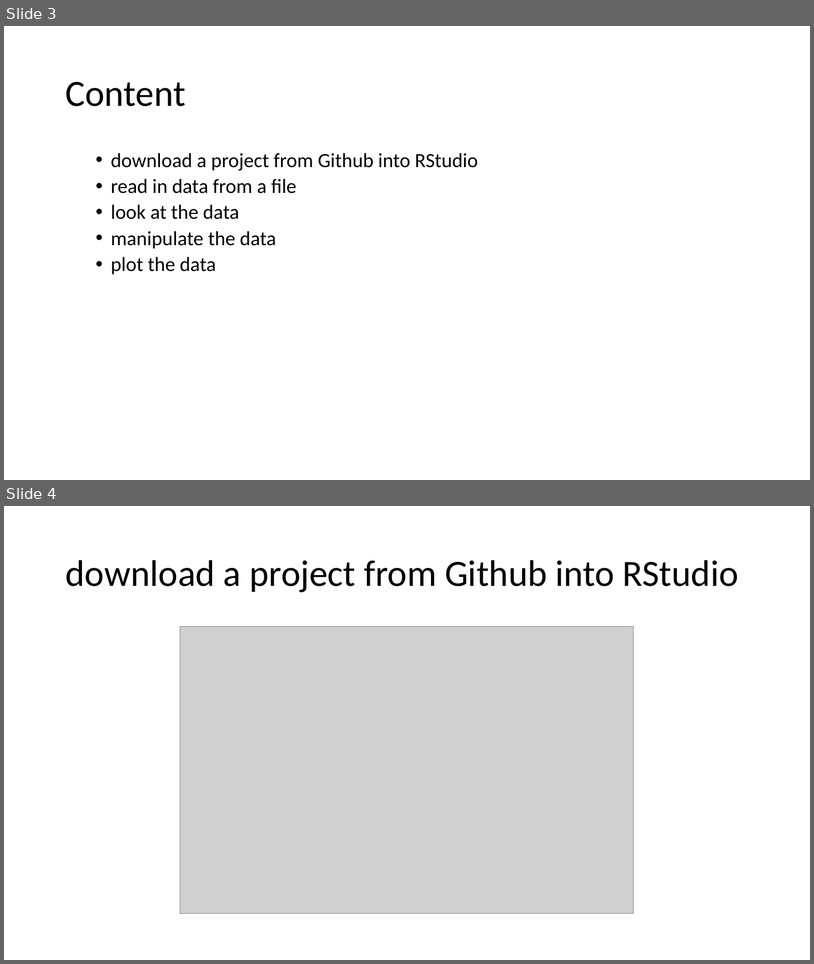
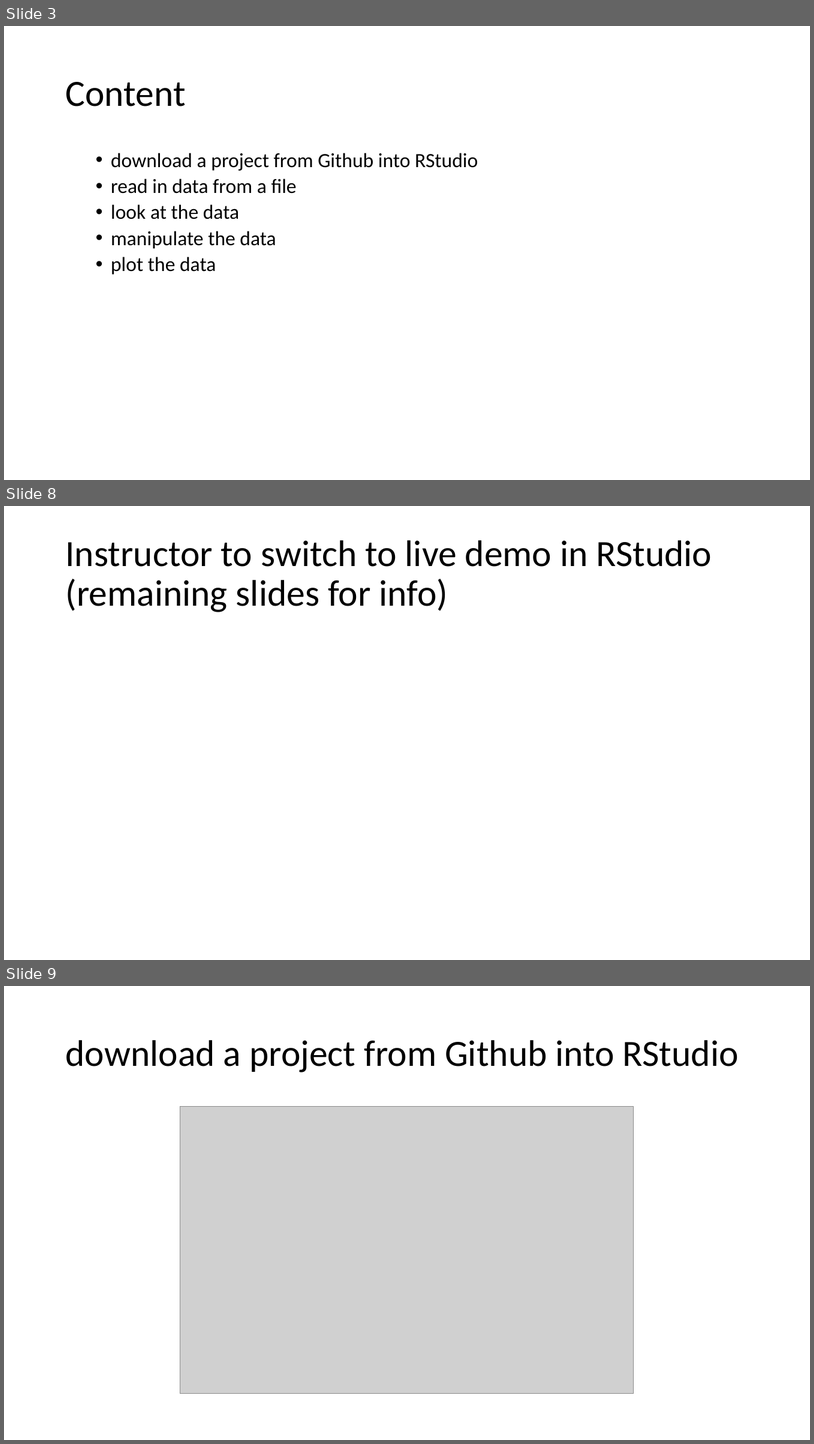
Before and after one commit to uclh-criu/learning-datascience, a slide deck: sessions/1-R-taster.pptx. Shown one above the other, each under a label of ours: slides 3 and 4 before the commit, slides 3, 8 and 9 after it; the slides between them are not shown. The pictures are 814x964 and 814x1444 pixels, drawn with LibreOffice and Linux fonts; fonts in the diff are those of the drawing; grey boxes stand for pictures. Boxes give left, top, right and bottom in pixels: in the first picture for what was removed or moved away, otherwise in the second. Text is boxed around its words. In the diff, an @@ line names an element or a change of style, - is before the commit and + after.

```diff
--- a/sessions/1-R-taster.pptx
+++ b/sessions/1-R-taster.pptx
@@ slide 8 added at bbox=[4, 506, 810, 960], background #FFFFFF @@
@@ title added at bbox=[65, 540, 713, 612], 44 pt, text #000000 @@
+Instructor to switch to live demo in RStudio (remaining slides for info)
@@ what was slide 4 is now slide 9 @@
```
Also in this commit, not shown: 5 other slides added, 7 other files.
